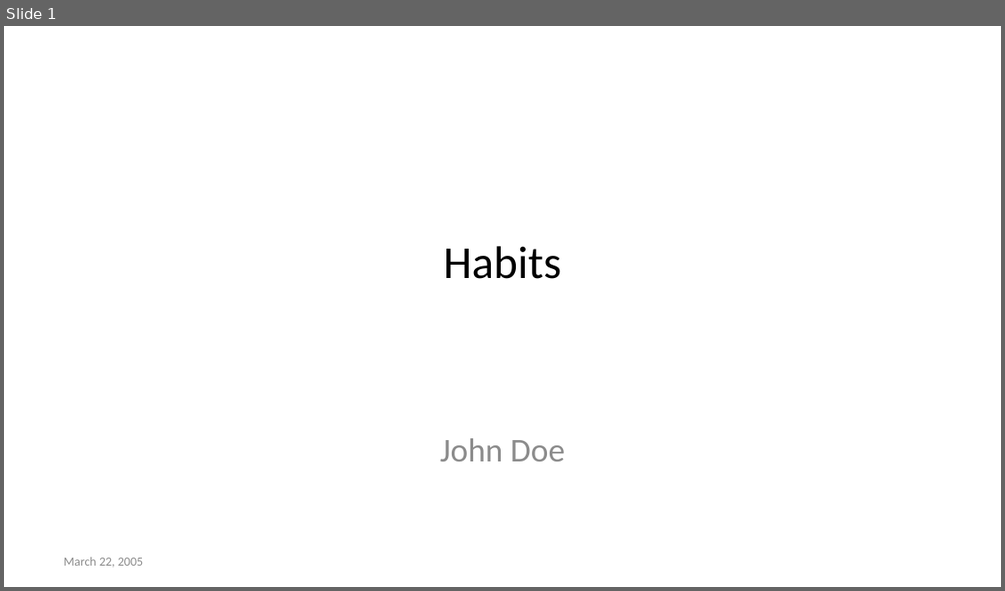
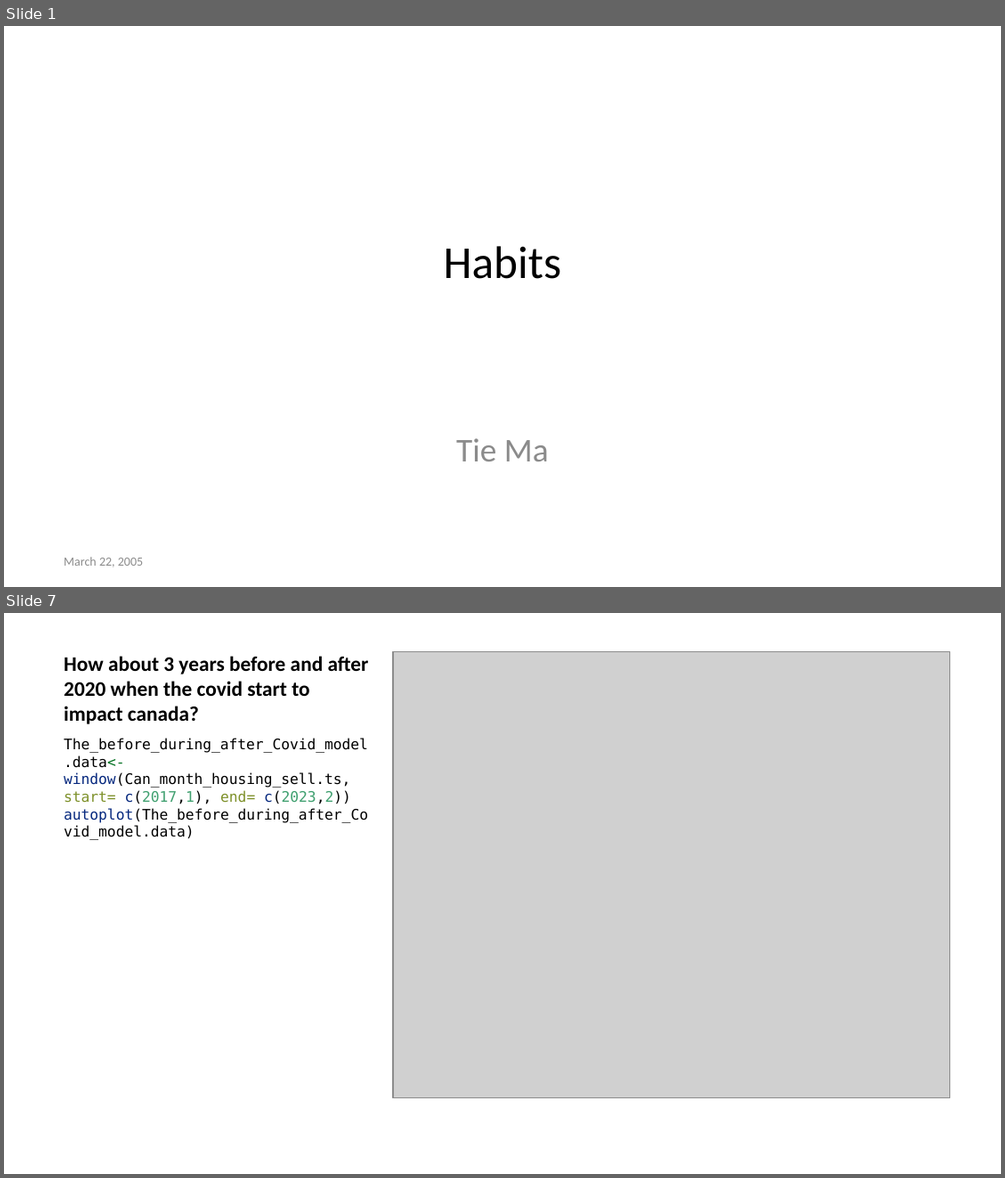
Before and after one commit to Allisterh/VAR_conditional_forecast-ECON-493-forcasting-economy, a slide deck: The research project/The_power_point.pptx. Shown one above the other, each under a label of ours: slide 1 before the commit, slides 1 and 7 after it; the slides between them are not shown. The pictures are 1005x591 and 1005x1178 pixels, drawn with LibreOffice and Linux fonts; fonts in the diff are those of the drawing; grey boxes stand for pictures. Boxes give left, top, right and bottom in pixels: in the first picture for what was removed or moved away, otherwise in the second. Text is boxed around its words. In the diff, an @@ line names an element or a change of style, - is before the commit and + after.

```diff
--- a/The research project/The_power_point.pptx
+++ b/The research project/The_power_point.pptx
@@ slide 7 added at (x1=4, y1=613, x2=1001, y2=1174), background #FFFFFF @@
@@ title added at (x1=64, y1=656, x2=369, y2=724), 15 pt, text #000000, bold @@
+How about 3 years before and after 2020 when the covid start to impact canada?
@@ picture added at (x1=393, y1=652, x2=949, y2=1097) @@
@@ text added at (x1=64, y1=738, x2=368, y2=840), 10.5 pt, text #000000 @@
+The_before_during_after_Covid_model.data<-window(Can_month_housing_sell.ts, start= c(2017,1), end= c(2023,2))
+autoplot(The_before_during_after_Covid_model.data)
@@ slide 1 changed as well @@
@@ subtitle at (x1=456, y1=438, x2=549, y2=461): text changed @@
-John Doe
+Tie Ma
```
Also in this commit, not shown: 1 other slide changed, 11 other slides added, 6 slides removed, 7 other files.
